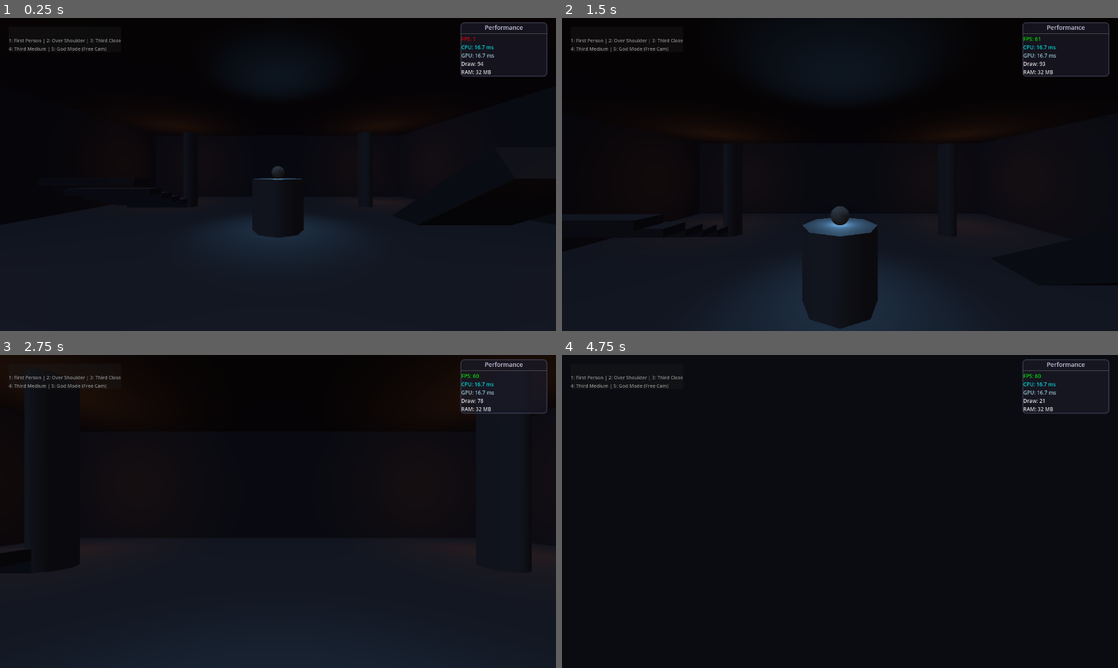
Above: before the commit, frames 1-4 (two rows, left to right).
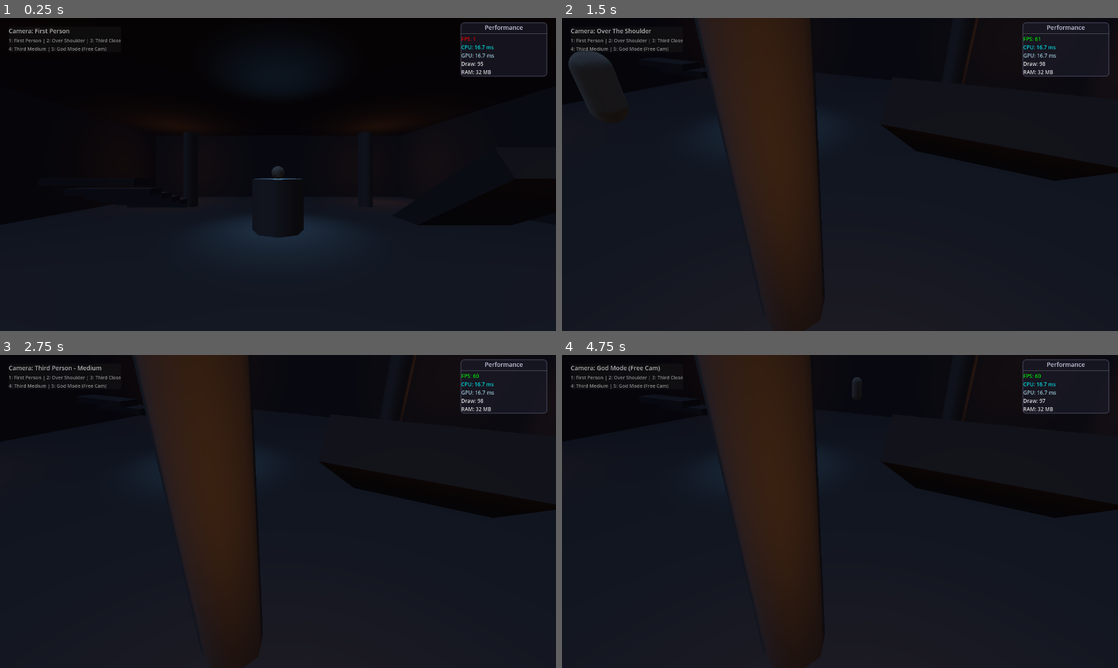
Above: after the commit, the same moments.

Repository: alanops/brackeys-gamejam-2025
Game: Godot game, scene res://src/scenes/DungeonRoomFixed.tscn
Same seed, same stepped clock (60 frames per second), same inputs: the game is played once before the commit and once after it.
Inputs (mouse positions are in pixels of both pictures, inside the frame that each line leads up to):
- Up to frame 1 (0.25 s): no input
- Up to frame 2 (1.5 s): move the mouse to (867, 174) at 0.52 s; hold 1 (camera_first_person) 0.53-1.28 s; hold W (move_forward) from 0.53 s (still down); tap Space (jump) at 0.77 s; move the mouse to (812, 174) at 1.27 s; tap 2 (camera_third_close) at 1.35 s
- Up to frame 3 (2.75 s): keep holding W (move_forward); tap Space (jump) at 1.52 s; move the mouse to (289, 505) at 2.02 s; hold 4 (camera_third_far) from 2.03 s (still down)
- Up to frame 4 (4.75 s): keep holding W (move_forward); move the mouse to (834, 517) at 2.77 s; release 4 (camera_third_far) at 2.78 s; tap 3 (camera_third_medium) at 2.85 s; tap Space (jump) at 3.02, 3.77, 4.52 s; move the mouse to (878, 514) at 3.52 s; hold 5 (camera_top_down) 3.53-4.28 s; tap Enter at 4.25 s; move the mouse to (795, 508) at 4.27 s; tap Shift (sprint) at 4.35 s

The runs differ from the first frame. In frame 1, less than 0.1% of the frame differs, in the area x 1-87%, y 3-16%; in frame 2, 17%, in the area x 1-100%, y 0-100%; in frame 3, 13%; in frame 4, 14%.
Error before the commit: Parse Error: Cannot find member "THIRD_PERSON_TOP_DOWN" in base "CameraController.gd.CameraMode". (res://src/scripts/CameraController.gd:270)

Commit message:
Fix THIRD_PERSON_TOP_DOWN reference error
- Replace remaining THIRD_PERSON_TOP_DOWN references with GOD_MODE
- Fixes parser error for removed camera mode enum value

Diff:
--- a/src/scripts/CameraController.gd
+++ b/src/scripts/CameraController.gd
@@ -267,7 +267,7 @@
 	last_player_velocity = current_velocity
 
 	# Adjust camera position based on movement direction
-	if camera_mode != CameraMode.THIRD_PERSON_TOP_DOWN and current_velocity.length() > 1.0:
+	if camera_mode != CameraMode.GOD_MODE and current_velocity.length() > 1.0:
 		# Slightly lag camera behind movement direction for cinematic feel
 		var movement_dir = current_velocity.normalized()
 		var lag_offset = -movement_dir * 0.3 * current_velocity.length() * 0.1
@@ -288,7 +288,7 @@
 
 func update_auto_rotation(delta):
 	# Auto-rotate camera to behind player when idle
-	if not auto_rotate_enabled or camera_mode == CameraMode.THIRD_PERSON_TOP_DOWN:
+	if not auto_rotate_enabled or camera_mode == CameraMode.GOD_MODE:
 		return
 
 	# Check if player is moving or mouse is being used
